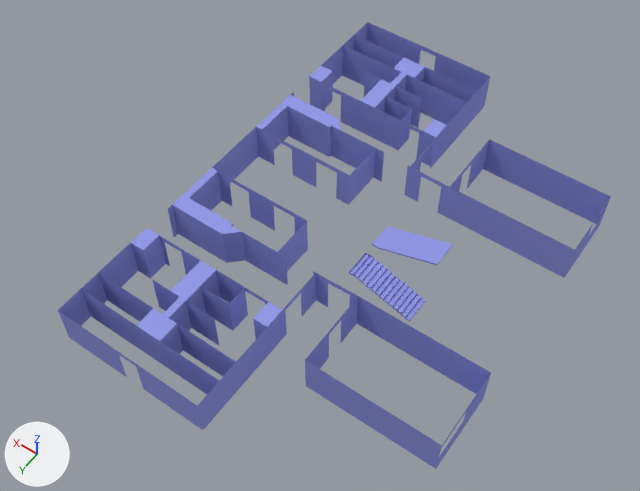
One commit to the Blender file models/tablas2-P2.blend: the scene before it, then after it.
Both versions are drawn from a camera (50 mm lens) standing at (-5.2, 5.03, 7.79) and looking at (-1.63, 0.04, -0.06). Lighting does not change. The marker at lower left points along +X, +Y and +Z.

Objects in the first picture: 'Escalones', 'Habitaciones', 'Habitaciones.001'.
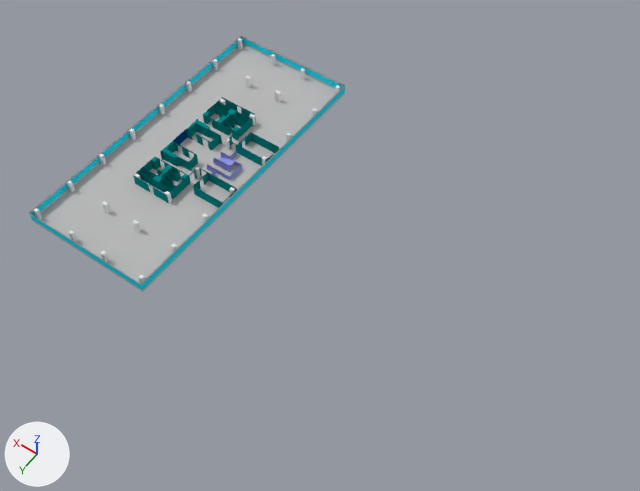
The change in detail:
Object 'Habitaciones.001' (ob_habitaciones_001) moves from (-3.09, 1.6, 0.5) to (-0.39, 0.51, 0.46).
Object 'Habitaciones.001' (ob_habitaciones_001) is rescaled from (0.25, 0.25, 0.25) to (0.0698, 0.0698, 0.0698).
Object 'Pared exterior' (ob_pared_exterior) is now shown.
Object 'Pared exterior' (ob_pared_exterior) moves from (-4.12, 4.87, 0.0) to (-0.68, 1.42, 0.32).
Object 'Pared exterior' (ob_pared_exterior) is rescaled from (0.25, 0.25, 0.25) to (0.0698, 0.0698, 0.0698).
Object 'Suelo' (ob_suelo) is now shown.
Object 'Suelo' (ob_suelo) moves from (-4.12, 4.87, 0.0) to (-0.68, 1.42, 0.32).
Object 'Suelo' (ob_suelo) is rescaled from (0.25, 0.25, 0.25) to (0.0698, 0.0698, 0.0698).
Object 'Escalones' (ob_escalones) moves from (-3.09, 1.6, 0.5) to (-0.39, 0.51, 0.46).
Object 'Escalones' (ob_escalones) is rescaled from (0.25, 0.25, 0.25) to (0.0698, 0.0698, 0.0698).
Object 'Escaleras' (ob_escaleras) is now shown.
Object 'Escaleras' (ob_escaleras) moves from (-3.09, 1.6, 0.5) to (-0.39, 0.51, 0.46).
Object 'Escaleras' (ob_escaleras) is rescaled from (0.25, 0.25, 0.25) to (0.0698, 0.0698, 0.0698).
Object 'Habitaciones' (ob_habitaciones) is deleted.
Object 'Columnas' (ob_columnas) is now shown.
Object 'Columnas' (ob_columnas) moves from (-3.95, 0.83, 0.26) to (-0.63, 0.29, 0.4).
Object 'Columnas' (ob_columnas) is rescaled from (0.065, 0.065, 0.25) to (0.0182, 0.0182, 0.0698).
Object 'Cristalera' (ob_cristalera) is now shown.
Object 'Cristalera' (ob_cristalera) moves from (-4.12, 4.87, 0.0) to (-0.68, 1.42, 0.32).
Object 'Cristalera' (ob_cristalera) is rescaled from (0.25, 0.25, 0.25) to (0.0698, 0.0698, 0.0698).

Changed parts and their boxes [x1, y1, x2, y2] in the pictures (640 x 491 px):
'Habitaciones.001', moved, rescaled (66% narrower, 66% shorter)
    before: [58, 145, 491, 469]
    after: [133, 97, 279, 208]
'Habitaciones', deleted (blue)
    before: [237, 22, 611, 278]
'Suelo', shown
    after: [41, 45, 336, 283]
'Escalones', moved, rescaled
    before: [349, 225, 452, 321]
    after: [218, 157, 235, 166]
'Cristalera', shown (cyan)
    after: [30, 37, 345, 290]
'Pared exterior', shown
    after: [29, 36, 345, 292]
'Columnas', shown
    after: [34, 38, 340, 284]
'Escaleras', shown
    after: [206, 151, 242, 180]
